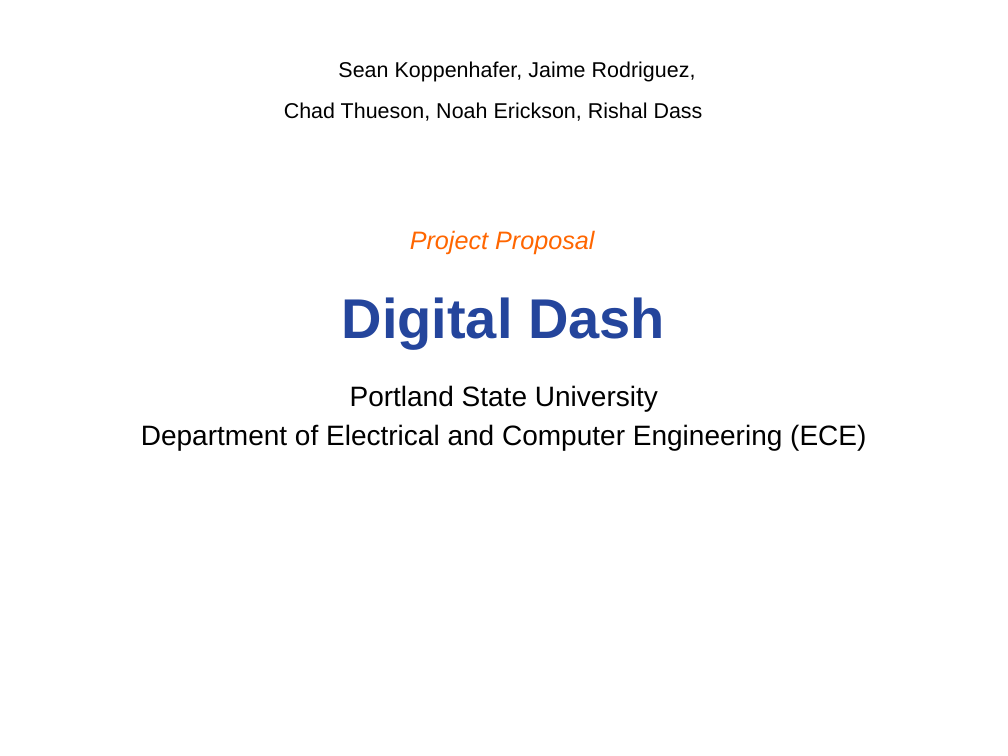
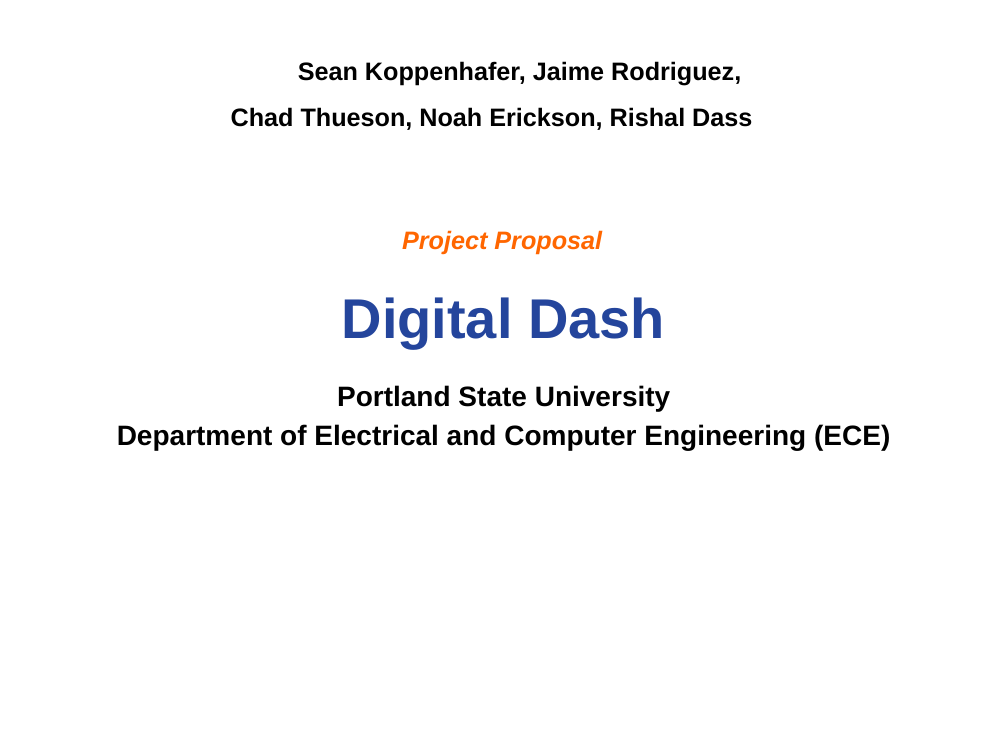
Before and after one commit to noahterickson/DigitalDash, a slide deck: slide 1 of Proposal/Project Proposal.ppt. Drawn at 1008x756 pixels with LibreOffice and Linux fonts; fonts in the diff are those of the drawing; background and template pictures are left out. Boxes give left, top, right and bottom in pixels: in the first picture for what was removed or moved away, otherwise in the second. Text is boxed around its words. In the diff, an @@ line names an element or a change of style, - is before the commit and + after.

```diff
--- a/Proposal/Project Proposal.ppt
+++ b/Proposal/Project Proposal.ppt
@@ text "Sean Koppenhafer, Jaime Rodriguez," at (231,61,752,130): size 15.3 to 18 pt, bold on @@
@@ bold on in 3 elements at (337,385,670,412), (117,424,890,450), (402,230,602,254) @@
```
Also in this commit, not shown: 9 other slides changed, 1 slide added.
